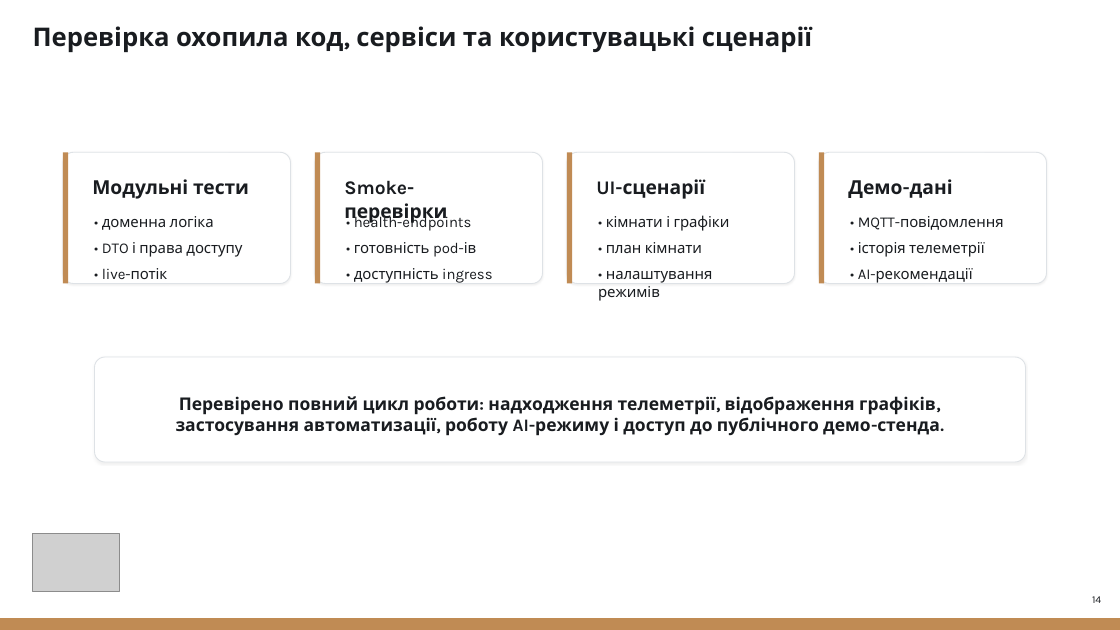
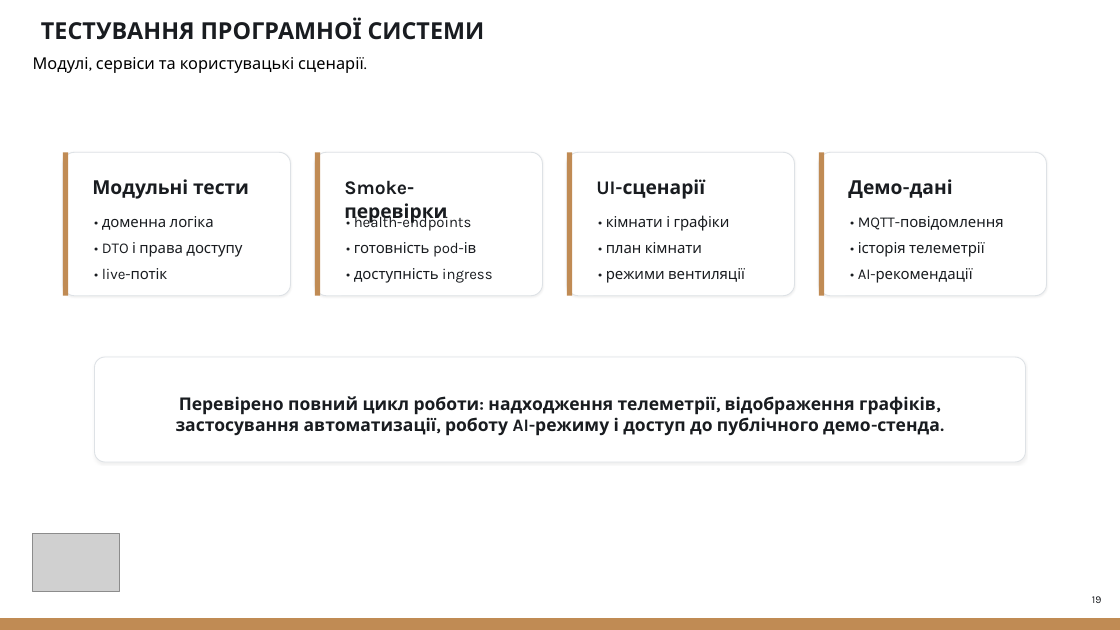
Before and after one commit to NureKhyzhniakDmytro/2026_B_PI_PZPI-22-10_Khyzhniak_D_S, a slide deck: slide 19 of 2026_Б_ПІ_ПЗПІ-22-10_Хижняк_Д_С.pptx (slide 14 before the commit). Drawn at 1120x630 pixels with LibreOffice and Linux fonts; fonts in the diff are those of the drawing; grey boxes stand for pictures. Boxes give left, top, right and bottom in pixels: in the first picture for what was removed or moved away, otherwise in the second. Text is boxed around its words. In the diff, an @@ line names an element or a change of style, - is before the commit and + after.

```diff
--- a/2026_Б_ПІ_ПЗПІ-22-10_Хижняк_Д_С.pptx
+++ b/2026_Б_ПІ_ПЗПІ-22-10_Хижняк_Д_С.pptx
@@ text added at [41,18,485,40], 20 pt, text #191C20, bold @@
+ТЕСТУВАННЯ ПРОГРАМНОЇ СИСТЕМИ
@@ text at [33,57,364,73]: text changed; size 22 to 14 pt; text colour #191C20 to #000000; bold off @@
-Перевірка охопила код, сервіси та користувацькі сценарії
+Модулі, сервіси та користувацькі сценарії.
@@ rounded rectangle: place and size @@
-rounded rectangle at [63,152,291,283]
+rounded rectangle at [63,152,291,296]
@@ rectangle: place and size @@
-rectangle at [63,152,68,283]
+rectangle at [63,152,68,296]
@@ rounded rectangle: place and size @@
-rounded rectangle at [315,152,543,283]
+rounded rectangle at [315,152,543,296]
@@ rectangle: place and size @@
-rectangle at [315,152,320,283]
+rectangle at [315,152,320,296]
@@ rounded rectangle: place and size @@
-rounded rectangle at [567,152,795,283]
+rounded rectangle at [567,152,795,296]
@@ rectangle: place and size @@
-rectangle at [567,152,572,283]
+rectangle at [567,152,572,296]
@@ rounded rectangle: place and size @@
-rounded rectangle at [819,152,1047,283]
+rounded rectangle at [819,152,1047,296]
@@ rectangle: place and size @@
-rectangle at [819,152,824,283]
+rectangle at [819,152,824,296]
@@ text at [606,268,745,283]: text changed @@
-• налаштування режимів
+• режими вентиляції
@@ text at [1092,596,1102,603]: text changed @@
-14
+19
```
Also in this commit, not shown: 11 other slides changed, 7 slides added, 2 slides removed.
